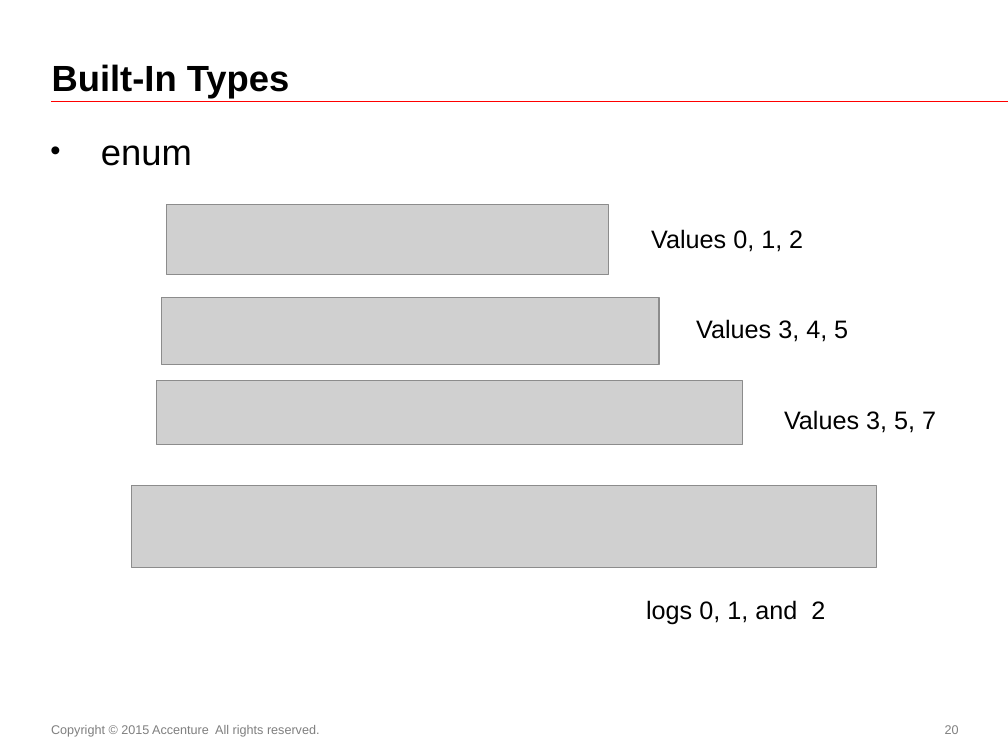
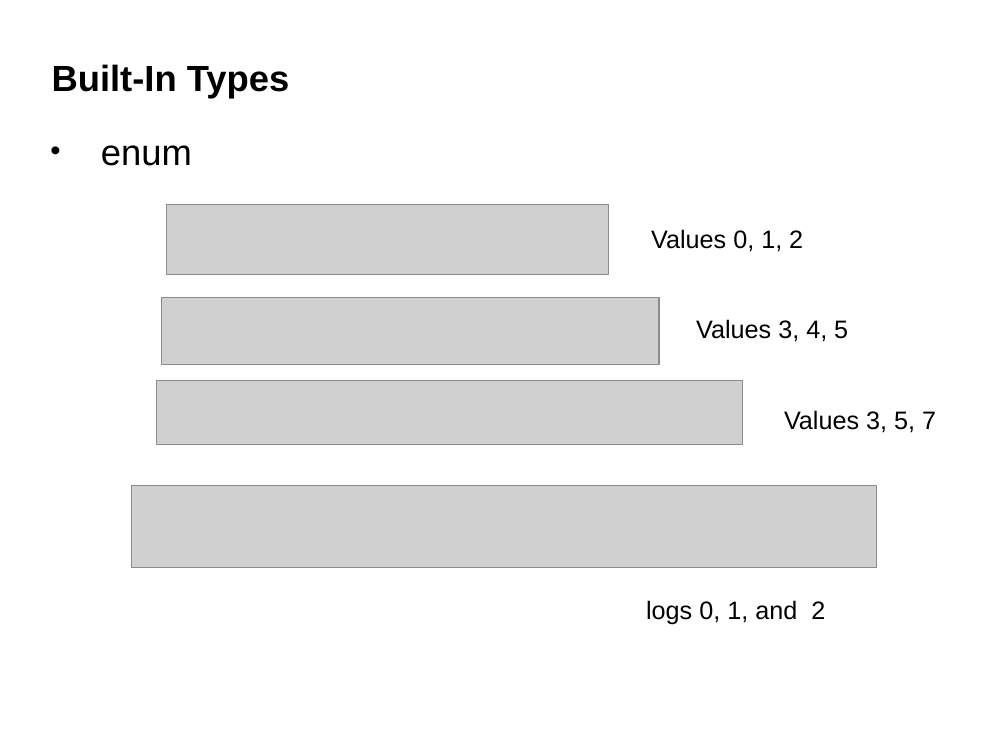
Before and after one commit to dhamijashashank/Angular_4, a slide deck: slide 20 of Angular Traning Data/presentation/01-01 Angular JS v 3.0.pptx. Drawn at 1008x756 pixels with LibreOffice and Linux fonts; fonts in the diff are those of the drawing; grey boxes stand for pictures. Boxes give left, top, right and bottom in pixels: in the first picture for what was removed or moved away, otherwise in the second. Text is boxed around its words. In the diff, an @@ line names an element or a change of style, - is before the commit and + after.

```diff
--- a/Angular Traning Data/presentation/01-01 Angular JS v 3.0.pptx
+++ b/Angular Traning Data/presentation/01-01 Angular JS v 3.0.pptx
@@ line removed from (51, 102) to (1008, 102) @@
@@ text removed at (x1=51, y1=725, x2=320, y2=737) @@
-Copyright © 2015 Accenture All rights reserved.
@@ page number removed at (x1=945, y1=725, x2=959, y2=734) @@
-20
```
Also in this commit, not shown: 72 other slides changed, 4 other files.
